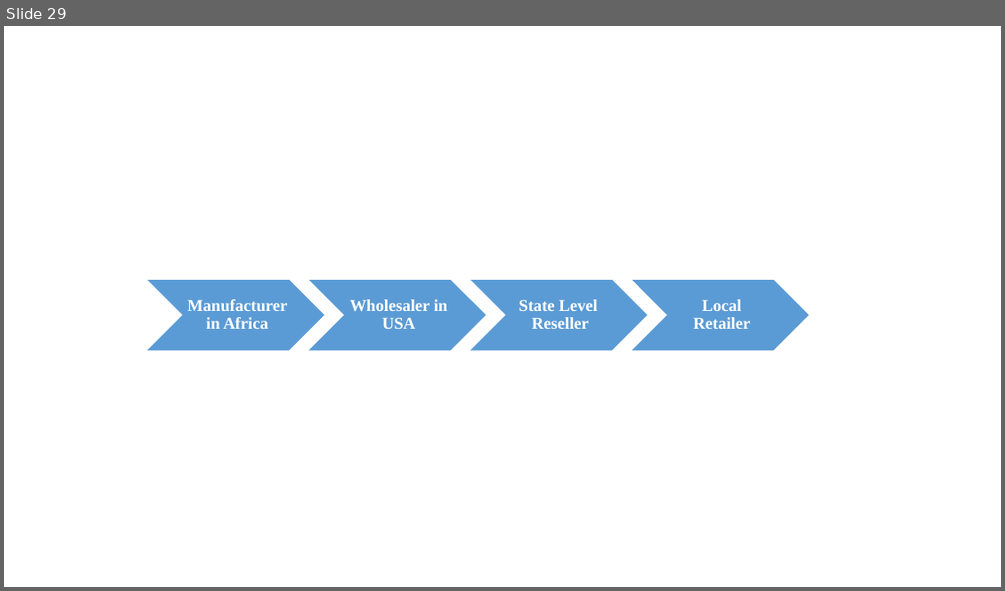
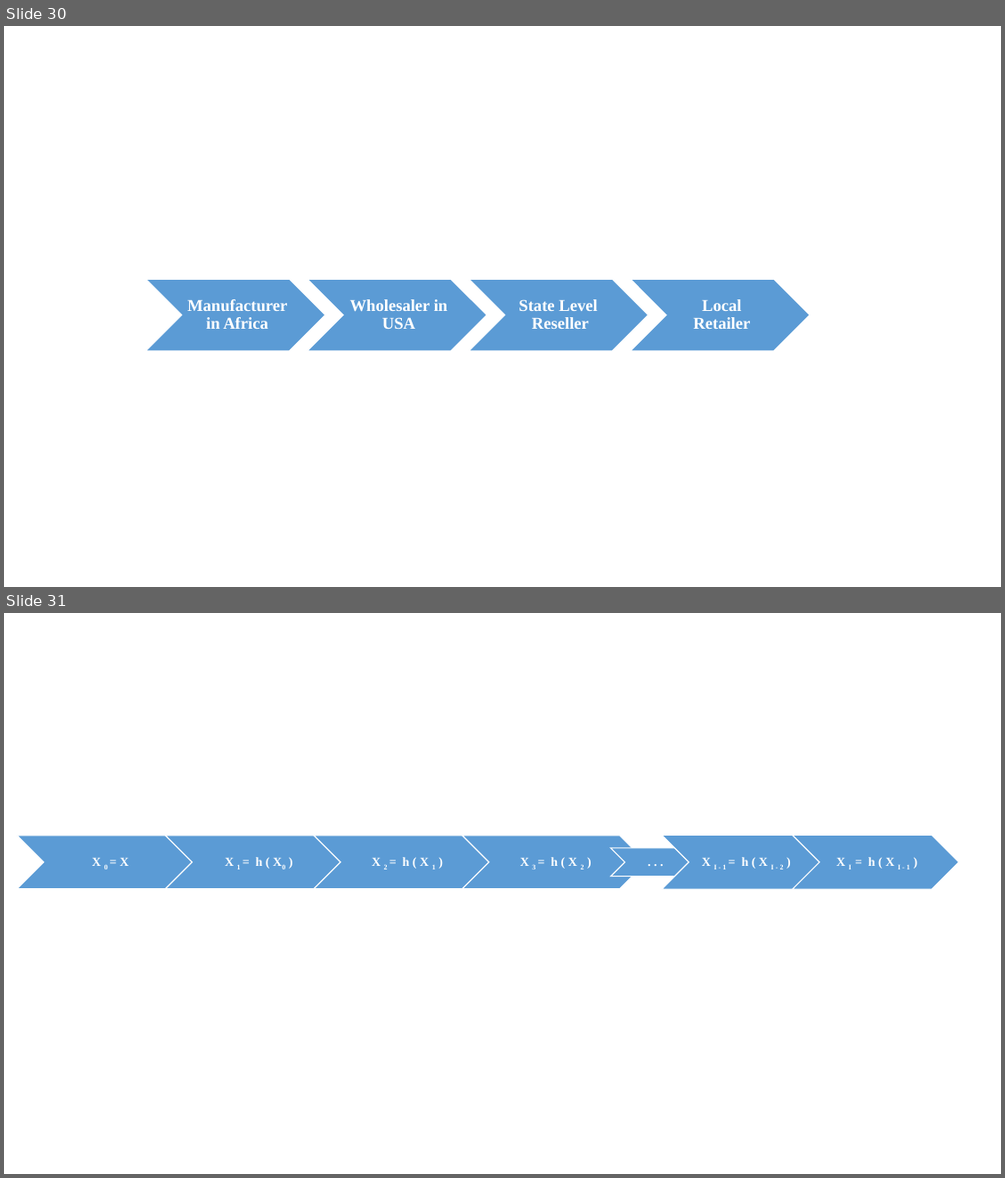
Before and after one commit to kavitshah8/thesis-, a slide deck: images/pics.pptx. Shown one above the other, each under a label of ours: slide 29 before the commit, slides 30 and 31 after it. The pictures are 1005x591 and 1005x1178 pixels, drawn with LibreOffice and Linux fonts; fonts in the diff are those of the drawing. Boxes give left, top, right and bottom in pixels: in the first picture for what was removed or moved away, otherwise in the second. Text is boxed around its words. In the diff, an @@ line names an element or a change of style, - is before the commit and + after.

```diff
--- a/images/pics.pptx
+++ b/images/pics.pptx
@@ slide 31 added at (4,613,1001,1174), background #FFFFFF @@
@@ group added at (16,835,959,889): 7 chevrons, 7 texts @@
+X 0 = X
+X 1 = h ( X0 )
+X 2 = h ( X 1 )
+X 3 = h ( X 2 )
+. . .
+X I - 1 = h ( X I - 2 )
+X I = h ( X I - 1 )
@@ what was slide 29 is now slide 30 @@
```
Also in this commit, not shown: 1 other slide added, 3 other files.
